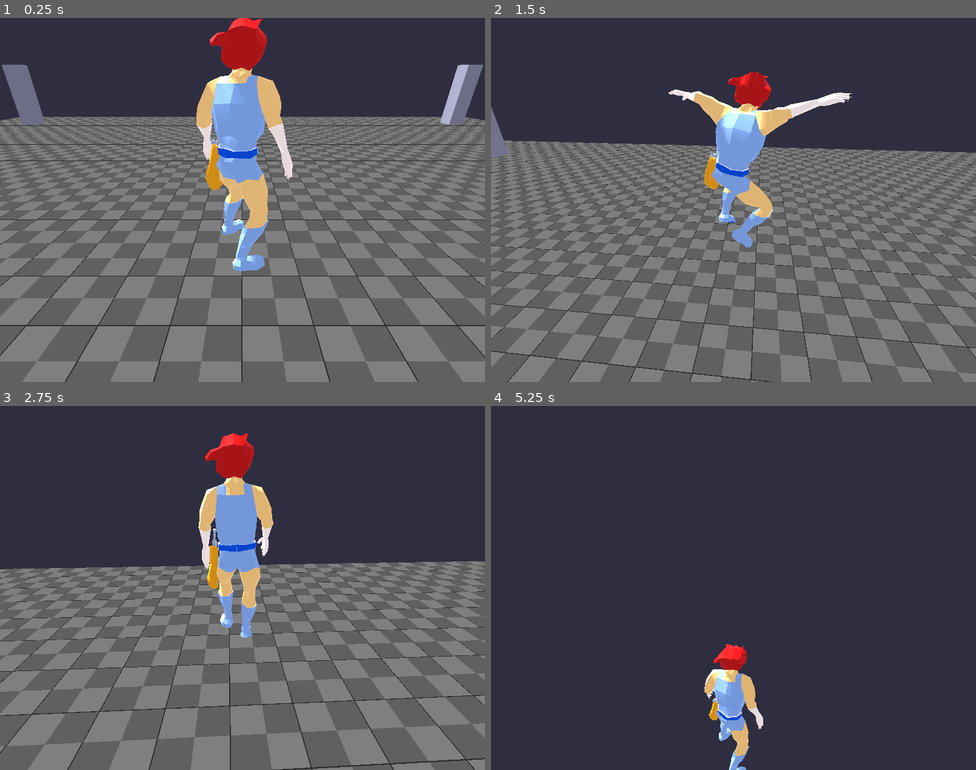
Above: before the commit, frames 1-4 (two rows, left to right).
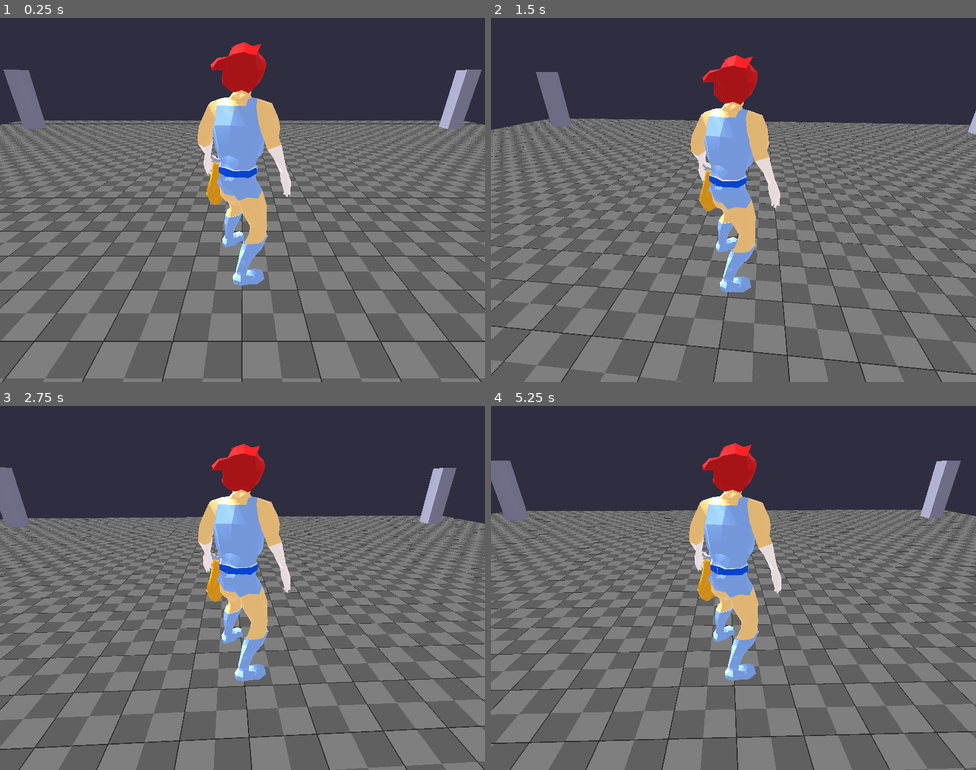
Above: after the commit, the same moments.

Repository: john-lay/liono
Game: Godot game, scene res://levels/Level01.tscn
Same seed, same stepped clock (60 frames per second), same inputs: the game is played once before the commit and once after it.
Inputs (mouse positions are in pixels of both pictures, inside the frame that each line leads up to):
- Up to frame 1 (0.25 s): no input
- Up to frame 2 (1.5 s): tap Enter at 0.5 s; move the mouse to (757, 200) at 0.52 s; hold W (move_forward) from 0.53 s (still down); tap Space (jump) at 0.6, 0.77, 1.07, 1.35 s; move the mouse to (709, 200) at 1.27 s
- Up to frame 3 (2.75 s): keep holding W (move_forward); tap Space (jump) at 1.52, 1.82, 2.1 s; move the mouse to (252, 580) at 2.02 s
- Up to frame 4 (5.25 s): keep holding W (move_forward); move the mouse to (728, 595) at 2.77 s; tap Space (jump) at 2.85, 3.02, 3.32, 3.6, 3.77, 4.07, 4.35, 4.52, 4.82, 5.1 s; move the mouse to (767, 591) at 3.52 s; move the mouse to (694, 584) at 4.27 s; move the mouse to (738, 588) at 5.02 s

The runs differ from the first frame. In frame 1, 42% of the frame differs, in the area x 0-100%, y 0-100%; in frame 2, 45%; in frame 3, 45%; in frame 4, 72%, in the area x 0-100%, y 10-100%.
Error after the commit: Parse Error: The assigned value doesn't have a set type; the variable type can't be inferred. (res://scripts/Player.gd:32)

Commit message:
Add Climbing-To-Top animation clip; mark Phase 2 complete
Adds the 9th and final planned clip to liono.glb. Updates _loop_all_clips
to treat Start-Climbing-Ladder and Climbing-To-Top as one-shots alongside Jump.

Co-Authored-By: Claude Sonnet 4.6 <noreply@anthropic.com>

Diff:
--- a/godot/scripts/Player.gd
+++ b/godot/scripts/Player.gd
@@ -29,7 +29,9 @@
 
 func _loop_all_clips() -> void:
 	for clip in _anim.get_animation_list():
-		_anim.get_animation(clip).loop = not ("jump" in clip.to_lower())
+		var lower := clip.to_lower()
+		var one_shot := "jump" in lower or "start" in lower or "to-top" in lower
+		_anim.get_animation(clip).loop = not one_shot
 
 func _find_anim(keyword: String) -> String:
 	if _anim == null:
Binary file changed: godot/assets/models/liono.glb
Not shown, changed: PLAN.md
Not shown, changed: README.md
Not shown, changed: tools/export_glb.py
